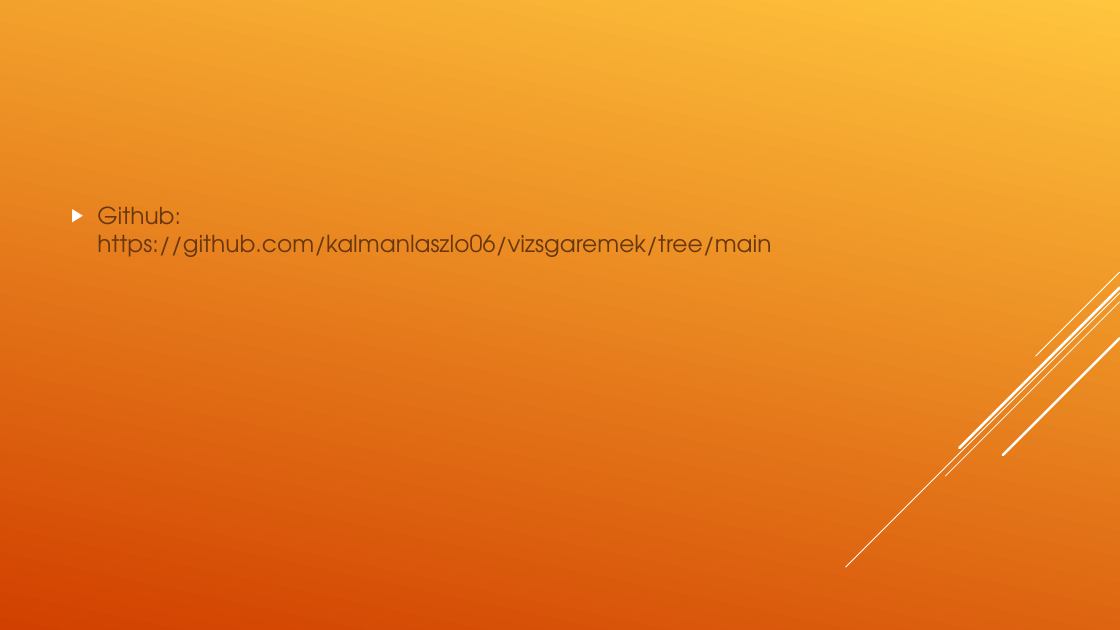
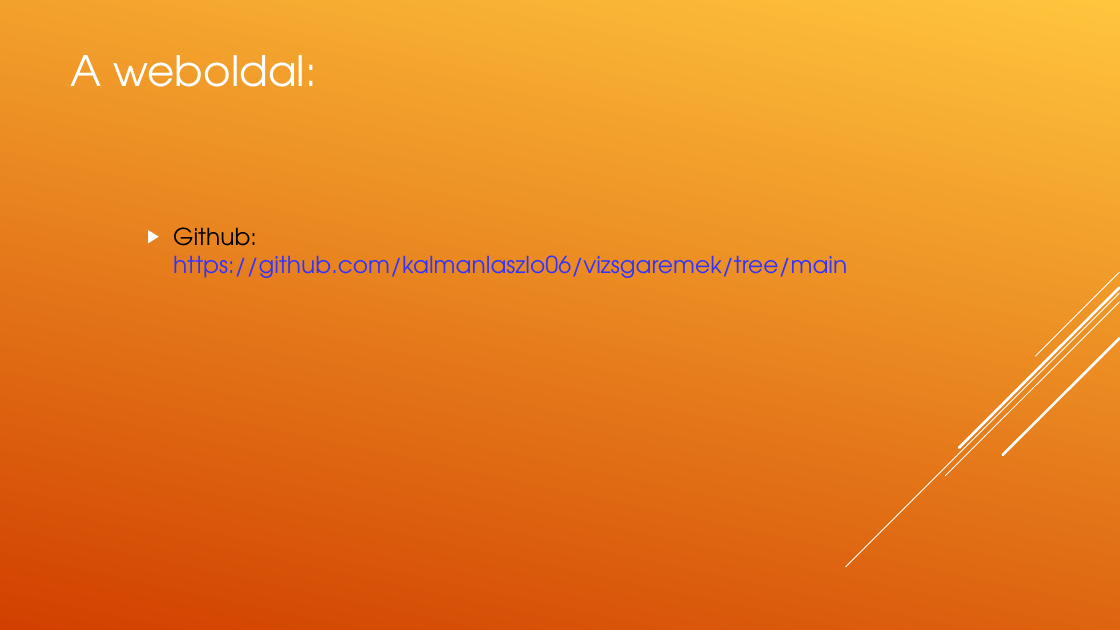
Before and after one commit to kalmanlaszlo06/vizsgaremek, a slide deck: slide 7 of vizsgaremek/Bookli.ppt. Drawn at 1120x630 pixels with LibreOffice and Linux fonts; fonts in the diff are those of the drawing. Boxes give left, top, right and bottom in pixels: in the first picture for what was removed or moved away, otherwise in the second. Text is boxed around its words. In the diff, an @@ line names an element or a change of style, - is before the commit and + after.

```diff
--- a/vizsgaremek/Bookli.ppt
+++ b/vizsgaremek/Bookli.ppt
@@ text added at <box>71,55,317,87</box>, 36 pt, text #FFFFFF @@
+A weboldal:
@@ text "Github: https://github.com/kalmanlaszlo06/vizsgaremek/tree/m ...": place and size @@
-text "Github: https://github.com/kalmanlaszlo06/vizsgaremek/tree/m ..." at <box>97,206,771,257</box>
+text "Github: https://github.com/kalmanlaszlo06/vizsgaremek/tree/m ..." at <box>173,227,847,278</box>
@@ text "Github: https://github.com/kalmanlaszlo06/vizsgaremek/tree/m ..." at <box>173,227,847,278</box>: text colour #68370F to #000000 in "Github:"; text colour #68370F to #3333FF in "https://github.com/kalmanlaszlo06/vizsgaremek/tree/main"; vertical alignment middle to top @@
```
Also in this commit, not shown: 2 other slides changed, 4 slides added, 4 slides removed.
